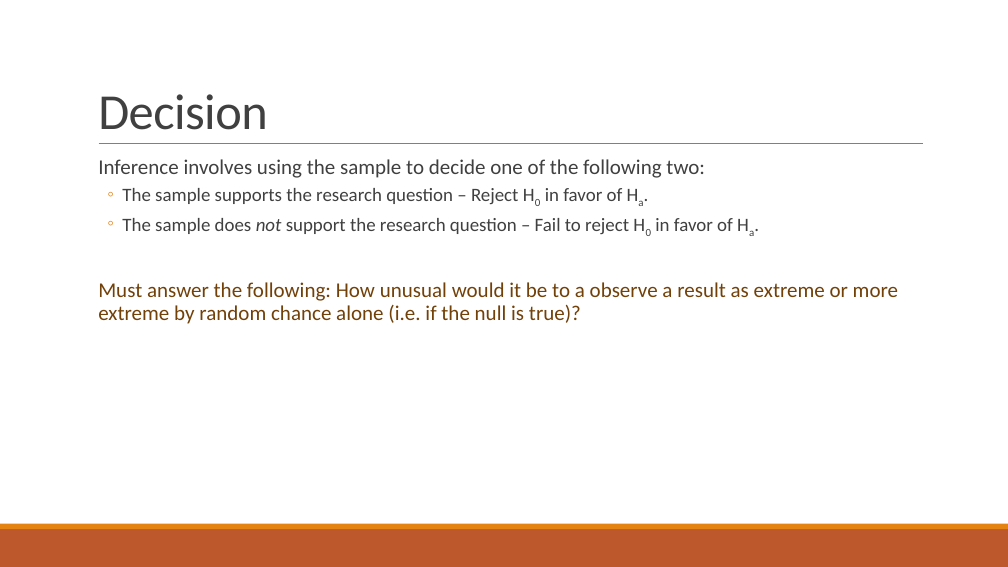
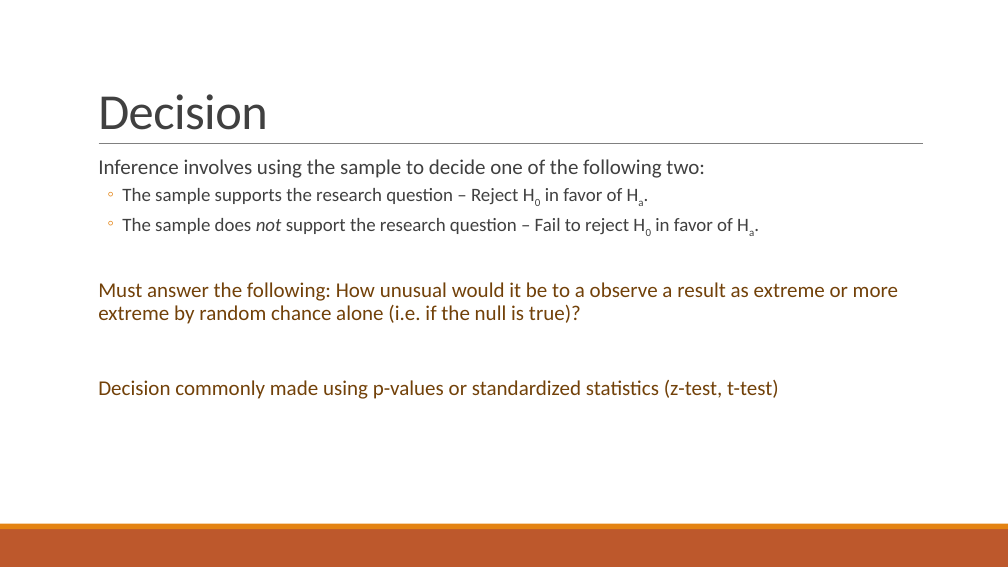
Before and after one commit to alisonkleffner/presentations, a slide deck: slide 10 of job/teaching/teaching-demonstration2.pptx. Drawn at 1008x567 pixels with LibreOffice and Linux fonts; fonts in the diff are those of the drawing. Boxes give left, top, right and bottom in pixels: in the first picture for what was removed or moved away, otherwise in the second. Text is boxed around its words. In the diff, an @@ line names an element or a change of style, - is before the commit and + after.

```diff
--- a/job/teaching/teaching-demonstration2.pptx
+++ b/job/teaching/teaching-demonstration2.pptx
@@ text at [98,380,779,399]: paragraph added @@
+  Decision commonly made using p-values or standardized statistics (z-test, t-test)
```
Also in this commit, not shown: 10 other slides changed, 3 slides added, 2 other files.
